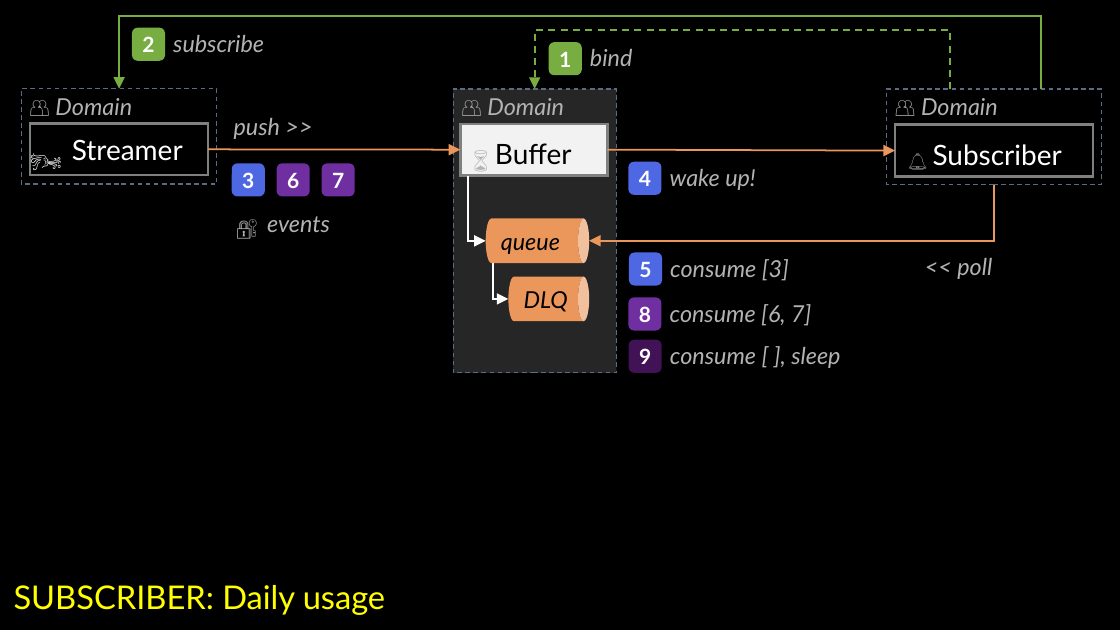
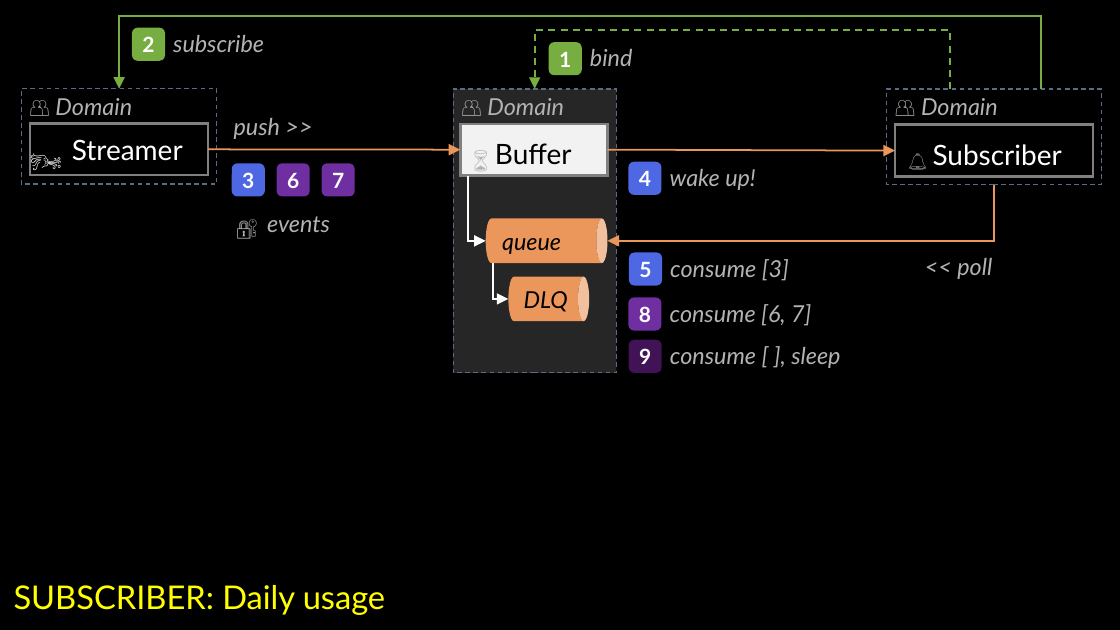
Before and after one commit to pollyweb-org/pollyweb-docs, a slide deck: slide 7 of 4 ⚙️ Solution/40 👥 Domains/41 📨 Comms/.📎 Assets/📨 .pptx. Drawn at 1120x630 pixels with LibreOffice and Linux fonts; fonts in the diff are those of the drawing. Boxes give left, top, right and bottom in pixels: in the first picture for what was removed or moved away, otherwise in the second. Text is boxed around its words. In the diff, an @@ line names an element or a change of style, - is before the commit and + after.

```diff
--- a/4 ⚙️ Solution/40 👥 Domains/41 📨 Comms/.📎 Assets/📨 .pptx
+++ b/4 ⚙️ Solution/40 👥 Domains/41 📨 Comms/.📎 Assets/📨 .pptx
@@ elbow arrow moved from (994, 185) - (589, 241) to (994, 185) - (607, 241) @@
@@ cylinder: place and size @@
-cylinder at bbox=[486, 218, 589, 263]
+cylinder at bbox=[486, 218, 607, 263]
```
Also in this commit, not shown: 9 other files.
